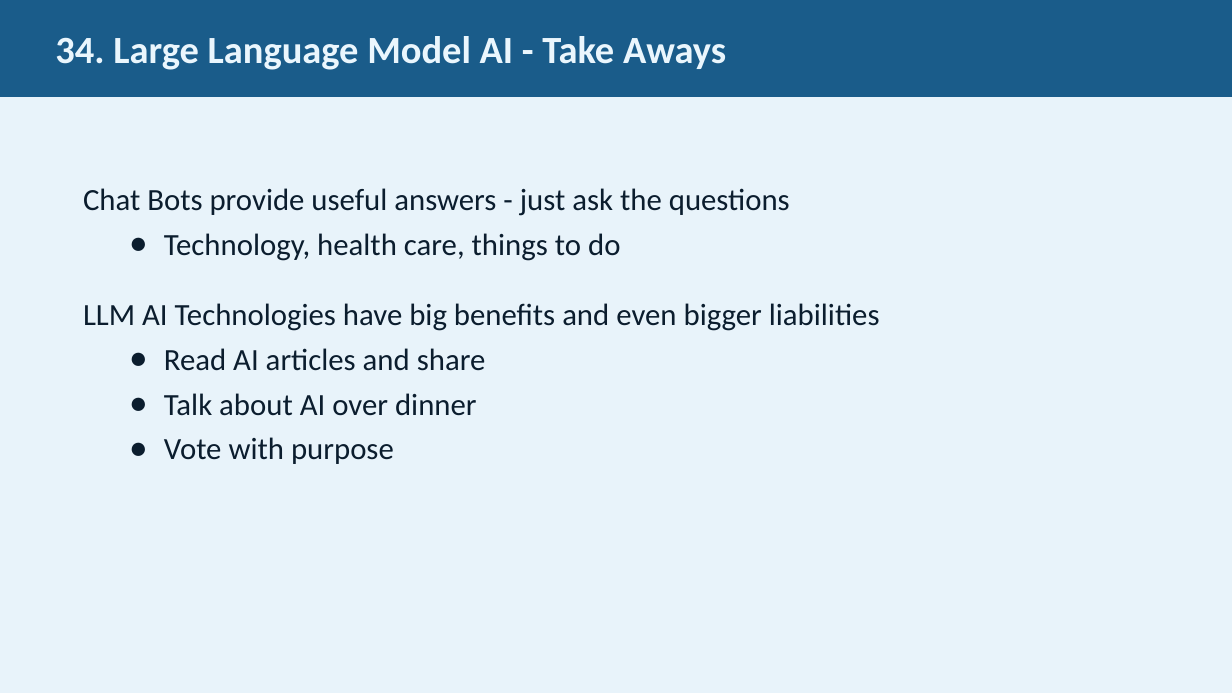
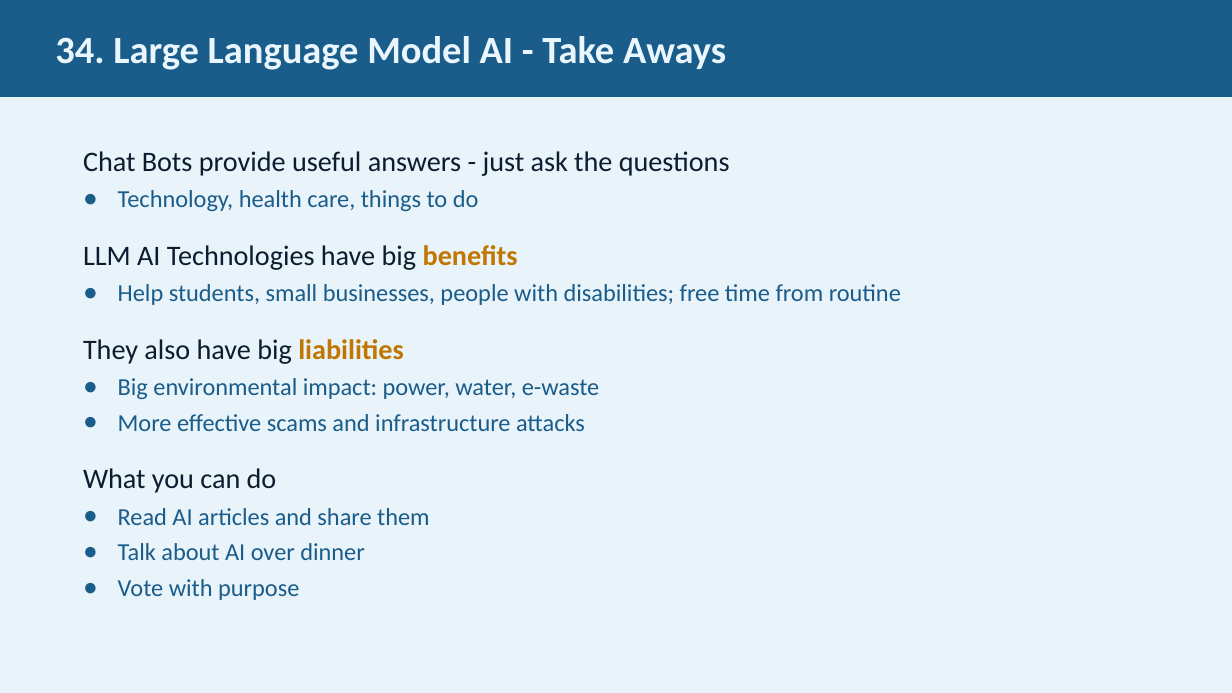
Before and after one commit to JimFawcett/NewSite, a slide deck: slide 34 of AI Presentation 2026/AI_Presentation.pptx. Drawn at 1232x693 pixels with LibreOffice and Linux fonts; fonts in the diff are those of the drawing. Boxes give left, top, right and bottom in pixels: in the first picture for what was removed or moved away, otherwise in the second. Text is boxed around its words. In the diff, an @@ line names an element or a change of style, - is before the commit and + after.

```diff
--- a/AI Presentation 2026/AI_Presentation.pptx
+++ b/AI Presentation 2026/AI_Presentation.pptx
@@ text "Chat Bots provide useful answers ...": place and size @@
-text "Chat Bots provide useful answers ..." at [83, 188, 880, 464]
+text "Chat Bots provide useful answers ..." at [83, 151, 901, 600]
@@ text at [83, 151, 730, 600]: size 24 to 22 pt in "Chat Bots provide useful answers - just ..."; size 24 to 19 pt, text colour #0B1D2E to #1A5C8A in "Technology, health care, things to do", "Talk about AI over dinner", "Vote with purpose"; less space between paragraphs; indent changed @@
@@ text at [83, 245, 901, 525]: text changed; size 24 to 19 pt; text colour #0B1D2E to #1A5C8A @@
-LLM AI Technologies have big benefits and even bigger liabilities
-  ● Read AI articles and share
+LLM AI Technologies have big benefits
+  ● Help students, small businesses, people with disabilities; free time from routine
+They also have big liabilities
+  ● Big environmental impact: power, water, e-waste
+  ● More effective scams and infrastructure attacks
+What you can do
+  ● Read AI articles and share them
```
Also in this commit, not shown: 14 other slides changed, 1 other file.
